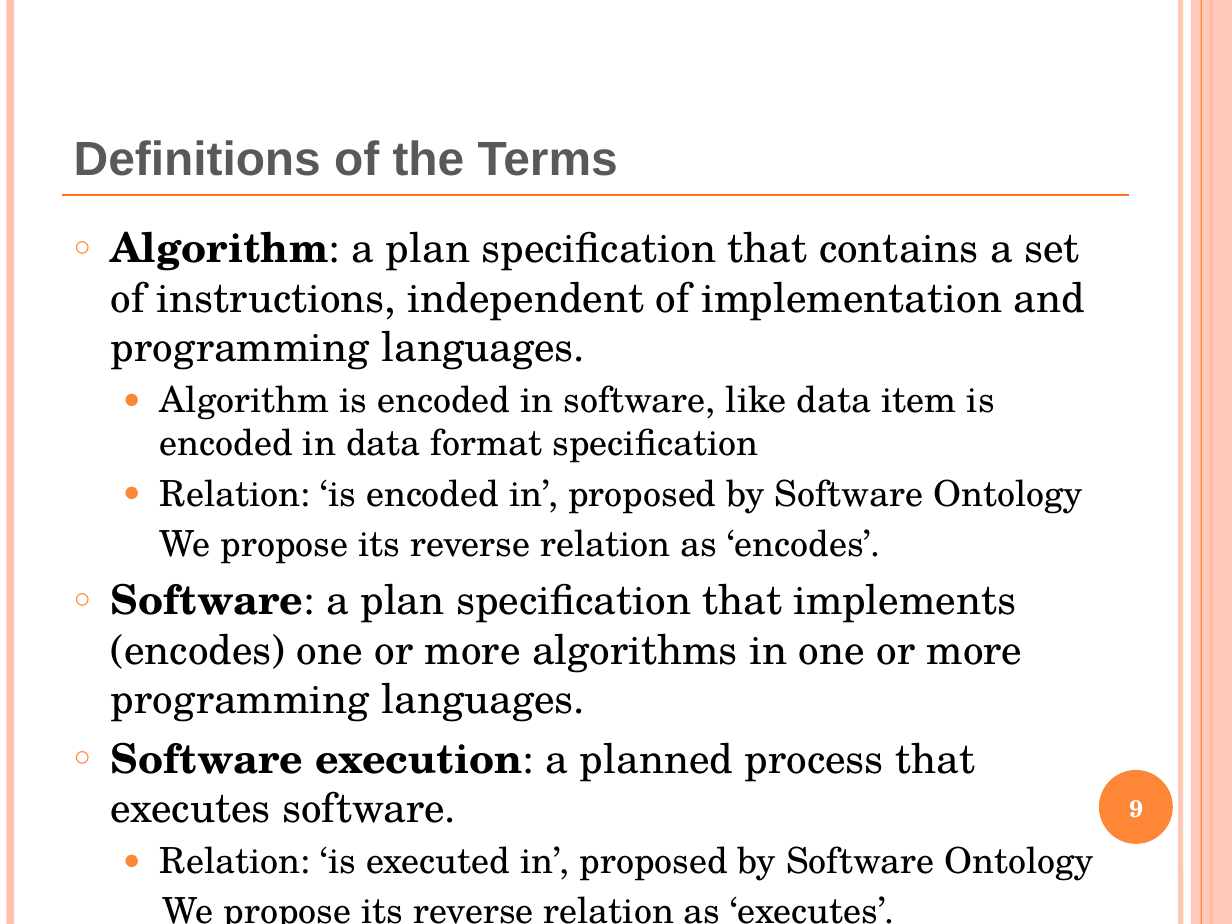
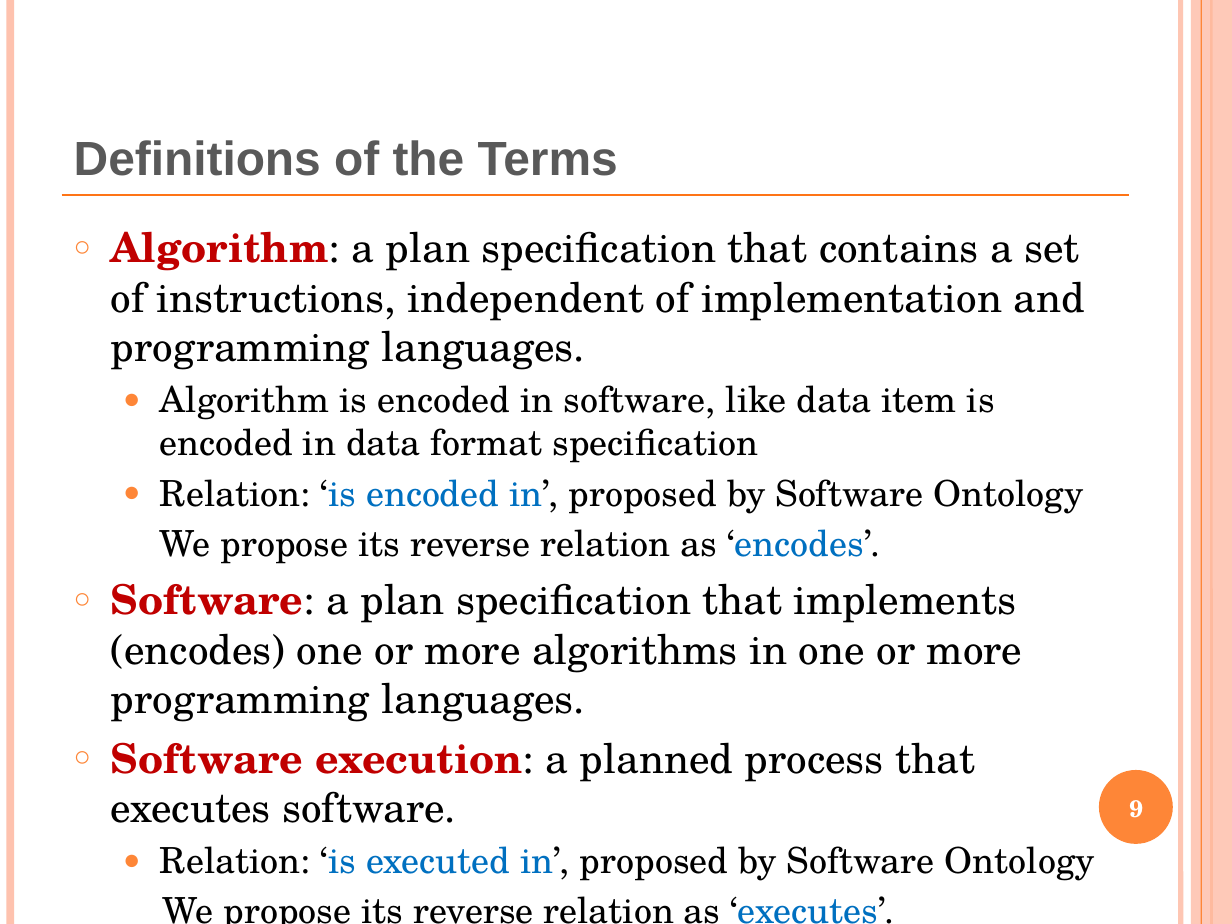
Before and after one commit to obi-ontology/obi-legacy-svn, a slide deck: slide 9 of trunk/docs/presentations/OBI workshop Oct 2011 Philly/WebService.pptx. Drawn at 1232x924 pixels with LibreOffice and Linux fonts; fonts in the diff are those of the drawing. Boxes give left, top, right and bottom in pixels: in the first picture for what was removed or moved away, otherwise in the second. Text is boxed around its words. In the diff, an @@ line names an element or a change of style, - is before the commit and + after.

```diff
--- a/trunk/docs/presentations/OBI workshop Oct 2011 Philly/WebService.pptx
+++ b/trunk/docs/presentations/OBI workshop Oct 2011 Philly/WebService.pptx
@@ text at (111,231,1095,924): text colour #000000 to #C00000 in "Algorithm:", "Software:", "Software execution:"; text colour #000000 to #0070C0 in "‘is encoded in’,", "‘encodes’.", "‘is executed in’,", "‘executes’." @@
```
Also in this commit, not shown: 3 other slides changed, 1 slide added, 7 slides removed, 2 other files.
